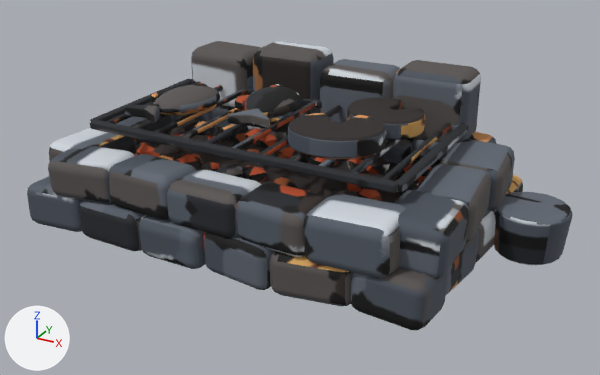
The glTF model game/assets3d/props/station_grill.glb: old version first, new version second.
Rendered twice from a 50 mm camera at (2.47, -4.2, 2.36) aimed at (0.2, -0.07, 0.3). The lights are fixed; the arrows at lower left show +X, +Y and +Z. The first picture is the older version. Vertices at exactly the same position are counted once.

Names of what the first picture shows: 'backstone'.
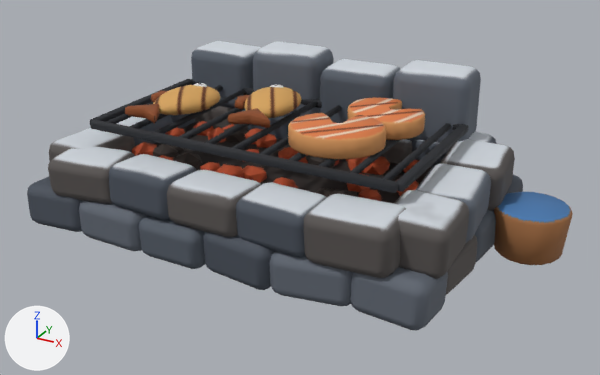
Pixel boxes (x1, y1, x2, y2) of what changed, in the pictures (600 x 375 px):
part 1 of me_backstone, cut back
    before: (89, 79, 573, 265)
    after: (90, 82, 573, 265)
part 2 of me_backstone, surface changed
    both: (50, 41, 523, 330)

Edits to the bpy script that builds the scene:
```text
Change me_backstone:
    used by ob_backstone; location = (-0.78, 0.67, 0.48)
    remove me_backstone.from_pydata(...)  # 7100 vertices, 13796 faces; spans x -0.61..2.53, y -1.53..0.2, z -0.49..0.48
    add me_backstone.from_pydata(...)  # 5025 vertices, 9646 faces; spans x -0.61..2.53, y -1.53..0.2, z -0.49..0.48
    me_backstone part 1: 185 vertices moved from x -0.31..2.5, y -1.24..-0.07, z -0.48..0.34 to x -0.31..2.51, y -1.24..-0.07, z -0.48..0.34; 2538 vertices removed from x -0.32..2.53, y -1.27..-0.07, z -0.48..0.34; 463 vertices added at x -0.32..2.53, y -1.27..-0.07, z -0.48..0.34
    me_backstone part 2: 2786 kept faces spanning x -0.61..2.46, y -1.53..0.2, z -0.49..0.48 get new texture (UV) coordinates
```
